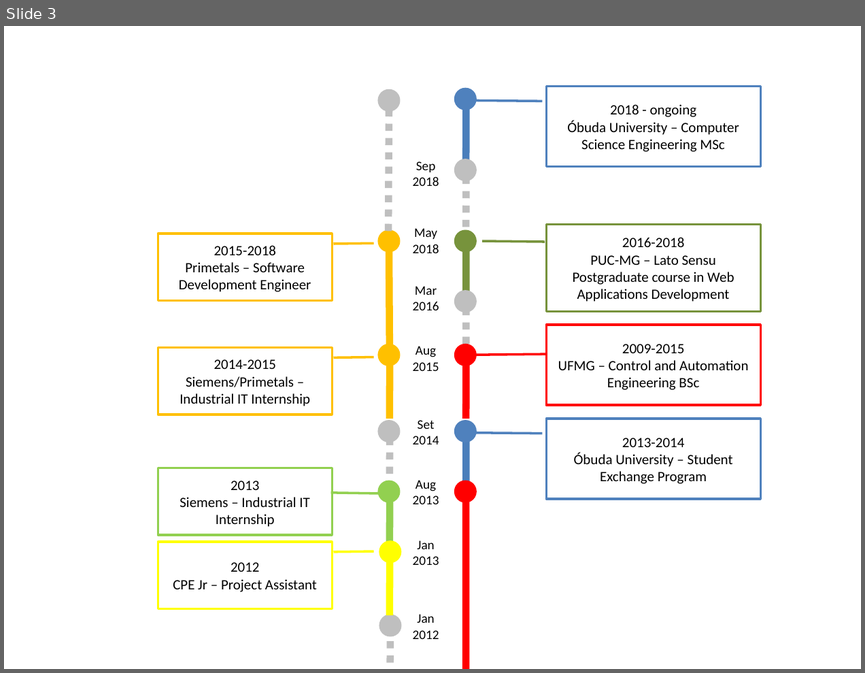
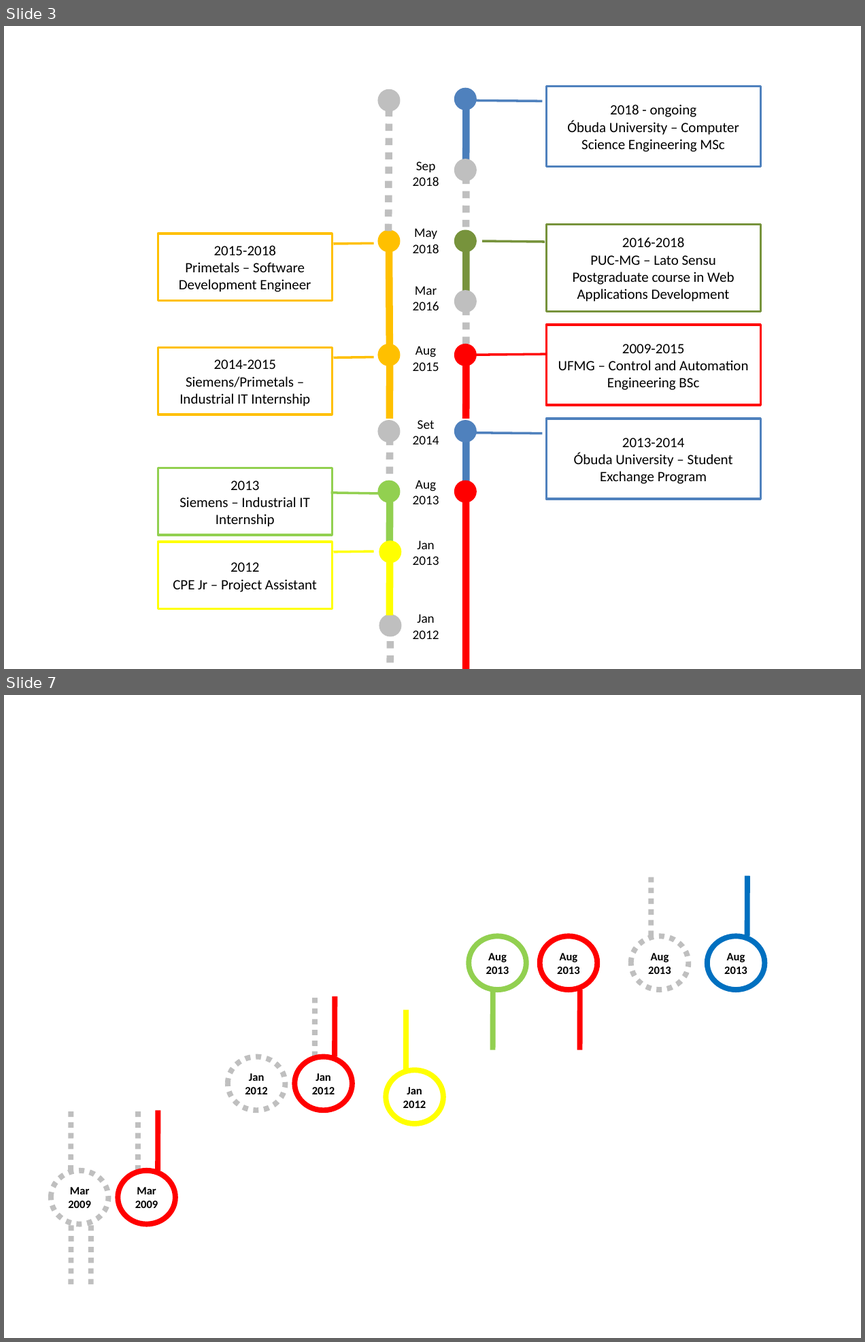
Before and after one commit to tcortes55/tc, a slide deck: timeline.pptx. Shown one above the other, each under a label of ours: slide 3 before the commit, slides 3 and 7 after it; the slides between them are not shown. The pictures are 865x673 and 865x1342 pixels, drawn with LibreOffice and Linux fonts; fonts in the diff are those of the drawing. Boxes give left, top, right and bottom in pixels: in the first picture for what was removed or moved away, otherwise in the second. Text is boxed around its words. In the diff, an @@ line names an element or a change of style, - is before the commit and + after.

```diff
--- a/timeline.pptx
+++ b/timeline.pptx
@@ slide 7 added at box(4, 695, 861, 1338), background #FFFFFF @@
@@ line added from (651, 936) to (651, 876), #BFBFBF 4.5 pt dashed @@
@@ line added from (747, 936) to (747, 876), #0070C0 4.5 pt @@
@@ ellipse added at box(468, 936, 526, 989), outline #92D050 4.5 pt, 9.5 pt, text #000000, bold @@
+Aug
+2013
@@ ellipse added at box(540, 936, 597, 989), outline #FF0000 4.5 pt, 9.5 pt, text #000000, bold @@
+Aug
+2013
@@ ellipse added at box(631, 936, 689, 989), outline #BFBFBF 4.5 pt dashed, 9.5 pt, text #000000, bold @@
+Aug
+2013
@@ ellipse added at box(706, 936, 764, 989), outline #0070C0 4.5 pt, 9.5 pt, text #000000, bold @@
+Aug
+2013
@@ line added from (315, 1057) to (315, 997), #BFBFBF 4.5 pt dashed @@
@@ line added from (334, 1057) to (334, 997), #FF0000 4.5 pt @@
@@ line added from (492, 1050) to (492, 989), #92D050 4.5 pt @@
@@ line added from (580, 1050) to (580, 989), #FF0000 4.5 pt @@
@@ line added from (406, 1070) to (406, 1009), #FFFF00 4.5 pt @@
@@ ellipse added at box(228, 1057, 285, 1110), outline #BFBFBF 4.5 pt dashed, 9.5 pt, text #000000, bold @@
+Jan
+2012
@@ ellipse added at box(294, 1057, 352, 1110), outline #FF0000 4.5 pt, 9.5 pt, text #000000, bold @@
+Jan
+2012
@@ ellipse added at box(385, 1070, 443, 1124), outline #FFFF00 4.5 pt, 9.5 pt, text #000000, bold @@
+Jan
+2012
@@ line added from (71, 1170) to (71, 1110), #BFBFBF 4.5 pt dashed @@
@@ line added from (138, 1170) to (138, 1110), #BFBFBF 4.5 pt dashed @@
@@ line added from (158, 1170) to (158, 1110), #FF0000 4.5 pt @@
@@ ellipse added at box(51, 1170, 109, 1225), outline #BFBFBF 4.5 pt dashed, 9.5 pt, text #000000, bold @@
+Mar
+2009
@@ ellipse added at box(118, 1170, 175, 1225), outline #FF0000 4.5 pt, 9.5 pt, text #000000, bold @@
+Mar
+2009
@@ line added from (71, 1285) to (71, 1223), #BFBFBF 4.5 pt dashed @@
@@ line added from (90, 1285) to (92, 1223), #BFBFBF 4.5 pt dashed @@
```
Also in this commit, not shown: 3 other slides added, 3 other files.
